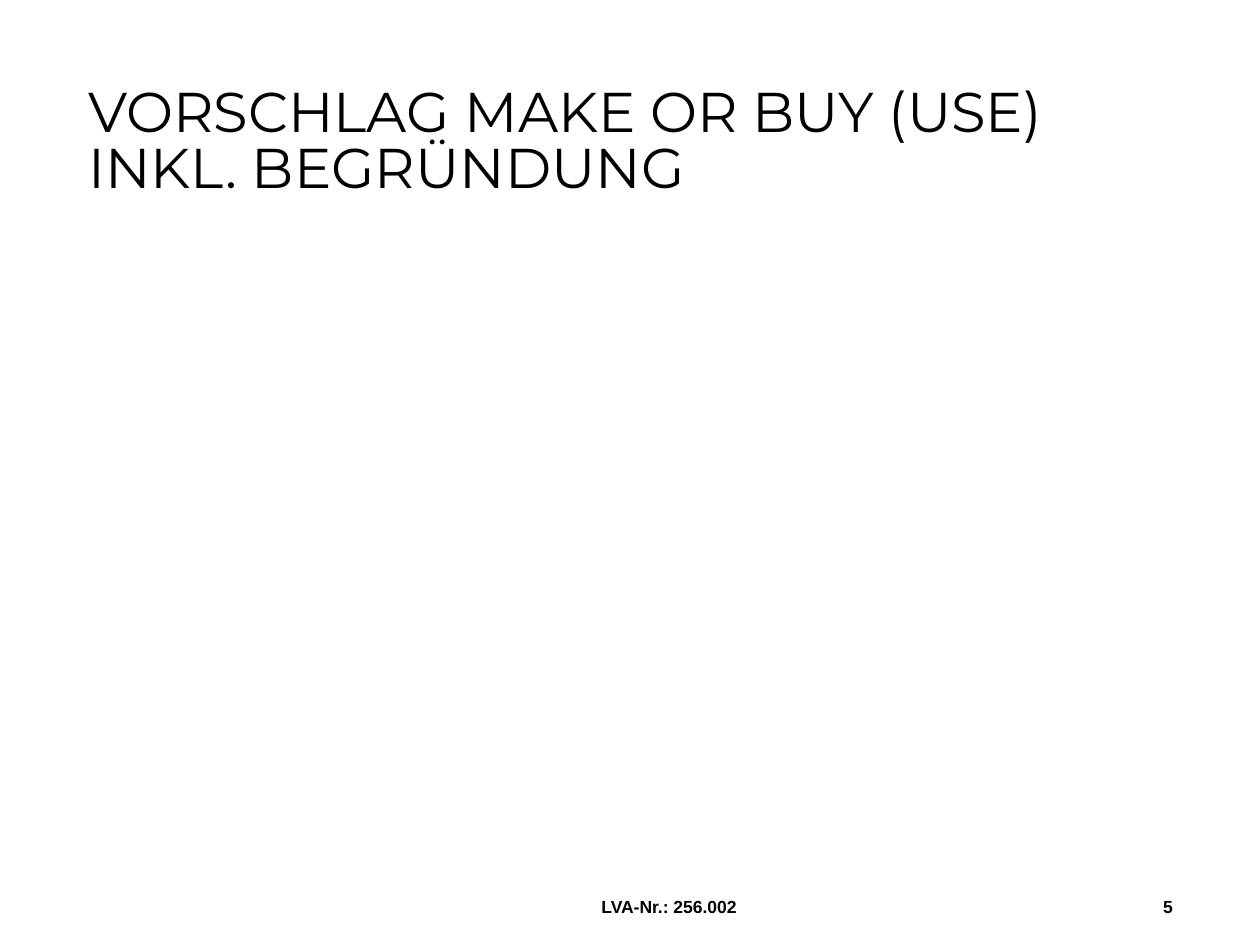
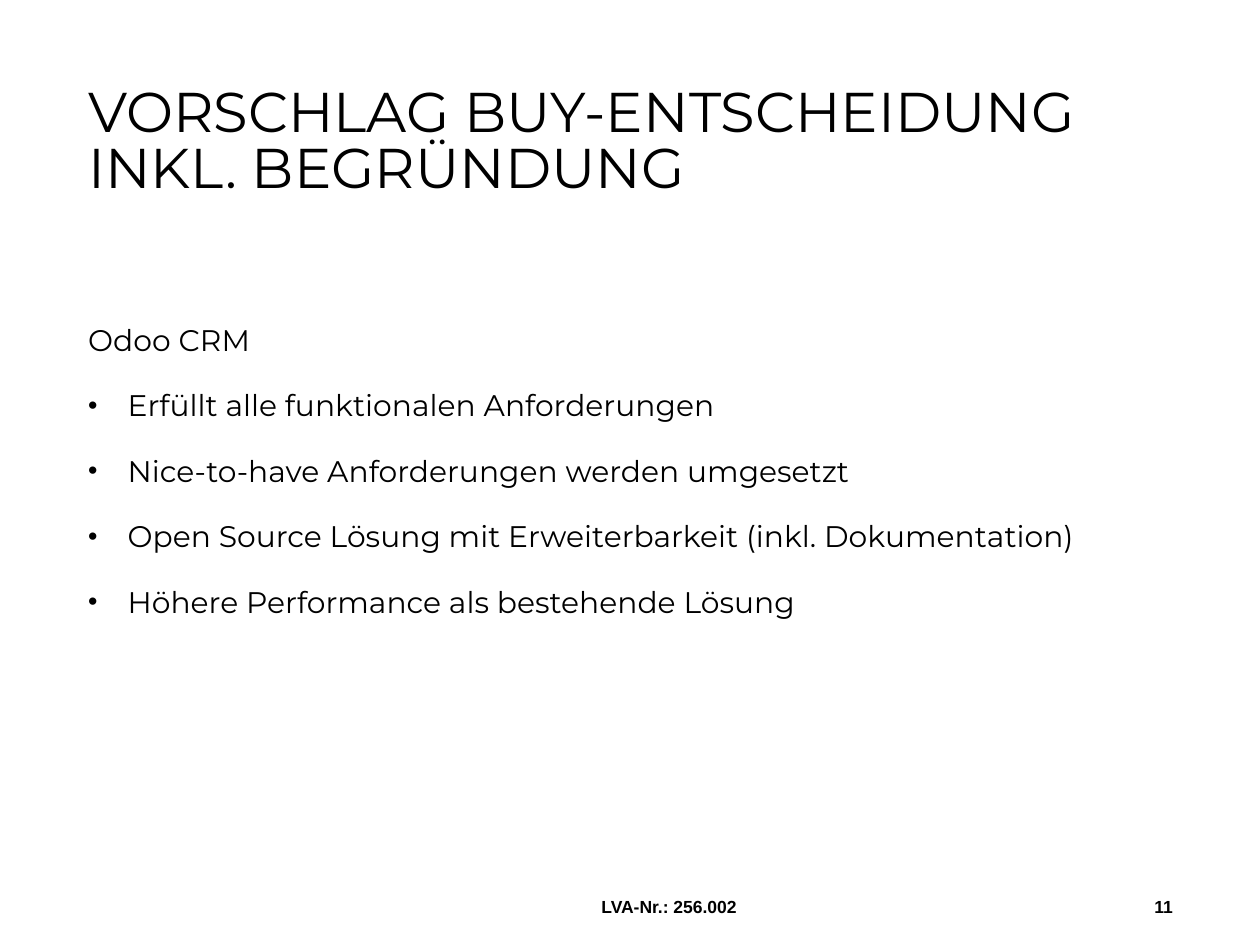
Before and after one commit to MilosTomic123/IT_Projekt_SS19, a slide deck: slide 11 of 2. Meilenstein.pptx (slide 5 before the commit). Drawn at 1260x945 pixels with LibreOffice and Linux fonts; fonts in the diff are those of the drawing; background and template pictures are left out. Boxes give left, top, right and bottom in pixels: in the first picture for what was removed or moved away, otherwise in the second. Text is boxed around its words. In the diff, an @@ line names an element or a change of style, - is before the commit and + after.

```diff
--- a/2. Meilenstein.pptx
+++ b/2. Meilenstein.pptx
@@ title at box(88, 92, 1075, 189): text changed @@
-VORSCHLAG MAKE OR BUY (USE) INKL. BEGRÜNDUNG
+VORSCHLAG BUY-ENTSCHEIDUNG
+INKL. BEGRÜNDUNG
@@ text added at box(88, 329, 1073, 619), 17 pt, text #000000 @@
+Odoo CRM
+• Erfüllt alle funktionalen Anforderungen
+• Nice-to-have Anforderungen werden umgesetzt
+• Open Source Lösung mit Erweiterbarkeit (inkl. Dokumentation)
+• Höhere Performance als bestehende Lösung
@@ page number at box(1154, 901, 1172, 913): text changed @@
-5
+11
```
Also in this commit, not shown: 8 other slides changed, 5 slides added, 2 other files.
